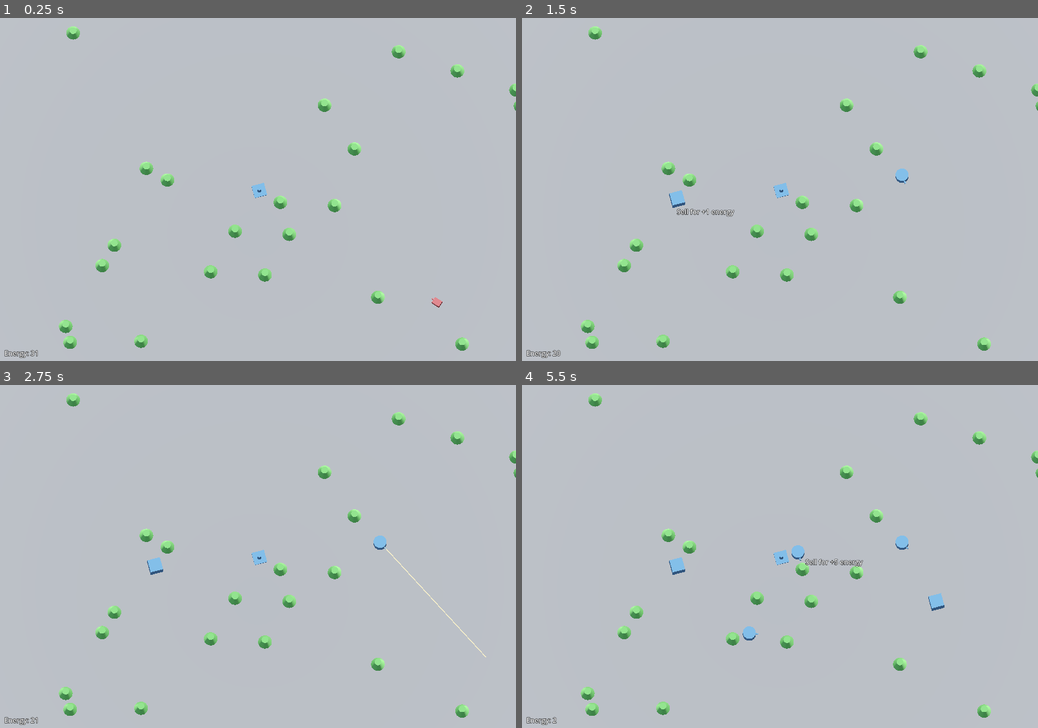
Above: before the commit, frames 1-4 (two rows, left to right).
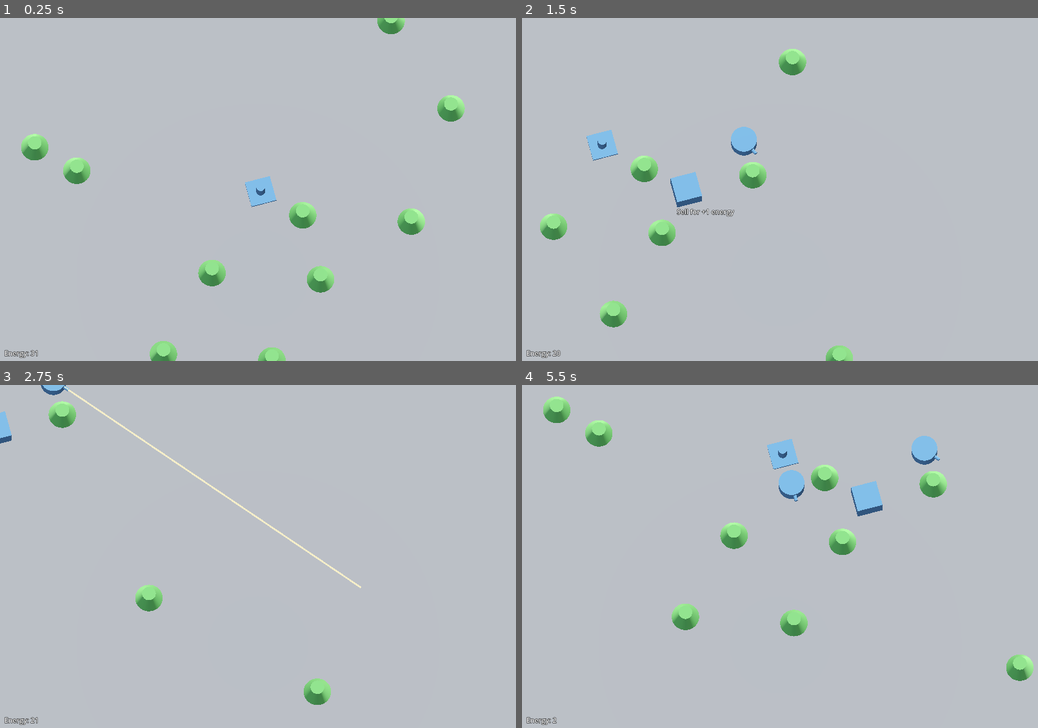
Above: after the commit, the same moments.

Repository: mcjohnalds/machine-extinction-event
Game: Godot game, scene res://main.tscn
Same seed, same stepped clock (60 frames per second), same inputs: the game is played once before the commit and once after it.
Inputs (mouse positions are in pixels of both pictures, inside the frame that each line leads up to):
- Up to frame 1 (0.25 s): no input
- Up to frame 2 (1.5 s): move the mouse to (893, 172) at 0.52 s; hold D 0.53-1.28 s; tap 1 at 0.6 s; click (893, 172) at 0.67 s; move the mouse to (676, 206) at 1.27 s; hold S from 1.28 s (still down); tap 2 at 1.35 s; click (676, 206) at 1.42 s
- Up to frame 3 (2.75 s): move the mouse to (309, 481) at 2.02 s; release S at 2.03 s; hold D from 2.03 s (still down); tap 3 at 2.1 s; click (309, 481) at 2.17 s
- Up to frame 4 (5.5 s): move the mouse to (754, 625) at 2.77 s; release D at 2.78 s; hold W 2.78-3.53 s; tap one key every 0.75 s from 2.85 s: 1 2 3 1; click (754, 625) at 2.92 s; move the mouse to (934, 607) at 3.52 s; hold A 3.53-5.03 s; click (934, 607) at 3.67 s; move the mouse to (625, 505) at 4.27 s; click (625, 505) at 4.42 s; move the mouse to (805, 556) at 5.02 s; hold S from 5.03 s (still down); click (805, 556) at 5.17 s

The runs differ from the first frame. In frame 1, 4.8% of the frame differs, in the area x 4-100%, y 0-100%; in frame 2, 5.1%; in frame 3, 3.6%; in frame 4, 6.8%, in the area x 4-100%, y 2-97%.

Commit message:
camera movement

Diff:
--- a/main.gd
+++ b/main.gd
@@ -1,5 +1,6 @@
 class_name Main extends Node3D
 
+const CAMERA_SPEED = 7.0
 enum BuildingType {TURRET, WALL, MINE, INVALID}
 const BUILDING_ENERGY_COST = {
 	BuildingType.TURRET: 10,
@@ -25,6 +26,7 @@
 @onready var buildings := $Buildings as Node
 @onready var energy_label := %EnergyLabel as Label
 @onready var tooltip_label := %TooltipLabel as Label
+@onready var camera := $Camera3D as Camera3D
 var mouse_position_3d := Vector3.ZERO
 var building_type := BuildingType.TURRET
 var grid_to_building := {} # Dictionary[Vector2i, Node3D]
@@ -80,39 +82,46 @@
 
 
 func _on_ground_input_event(
-	_camera: Node,
+	_camera: Camera3D,
 	event: InputEvent,
 	event_position: Vector3,
 	_normal: Vector3,
 	_shape_idx: int
 ) -> void:
 	mouse_position_3d = Vector3(event_position.x, 0.0, event_position.z)
-	var grid_coord := Vector2i(roundi(mouse_position_3d.x), roundi(mouse_position_3d.z))
-
-	if can_place_building():
-		if event.is_pressed():
-			var building_cost: int = BUILDING_ENERGY_COST[building_type]
-			set_energy(energy - building_cost)
-			var building_scene := (
-				turret_scene if building_type == BuildingType.TURRET
-				else wall_scene if building_type == BuildingType.WALL
-				else mine_scene
-			)
-			var building := building_scene.instantiate() as Node3D
-			building.position = Vector3(roundi(mouse_position_3d.x), 0.0, roundi(mouse_position_3d.z))
-			grid_to_building[grid_coord] = building
-			buildings.add_child(building)
-	elif can_sell_building():
-		if event.is_pressed():
-			set_energy(energy + get_sell_value())
-			var building: Node3D = grid_to_building[grid_coord]
-			building.queue_free()
-			grid_to_building.erase(grid_coord)
+	var grid_coord := Vector2i(
+		roundi(mouse_position_3d.x),
+		roundi(mouse_position_3d.z)
+	)
+
+	if event.is_pressed():
+		if can_place_building():
+				var building_cost: int = BUILDING_ENERGY_COST[building_type]
+				set_energy(energy - building_cost)
+				var building_scene := (
+					turret_scene if building_type == BuildingType.TURRET
+					else wall_scene if building_type == BuildingType.WALL
+					else mine_scene
+				)
+				var building := building_scene.instantiate() as Node3D
+				building.position = Vector3(
+					roundi(mouse_position_3d.x),
+					0.0,
+					roundi(mouse_position_3d.z)
+				)
+				grid_to_building[grid_coord] = building
+				buildings.add_child(building)
+		elif can_sell_building():
+				set_energy(energy + get_sell_value())
+				var building: Node3D = grid_to_building[grid_coord]
+				building.queue_free()
+				grid_to_building.erase(grid_coord)
 
 
 func _process(delta: float) -> void:
 	update_tooltip()
 	update_ghost()
+	update_camera(delta)
 	for enemy: Node3D in enemies.get_children():
 		if grid_to_building.is_empty():
 			continue
@@ -264,3 +273,19 @@
 	)
 	assert(building_under_mouse_type != BuildingType.INVALID)
 	return BUILDING_ENERGY_SELL_VALUE[building_under_mouse_type]
+
+
+func update_camera(delta: float) -> void:
+	if Input.is_key_pressed(KEY_A):
+		camera.position -= camera.basis.x * delta * CAMERA_SPEED
+	if Input.is_key_pressed(KEY_D):
+		camera.position += camera.basis.x * delta * CAMERA_SPEED
+	var up_direction := -Vector3(
+		camera.basis.z.x,
+		0,
+		camera.basis.z.z
+	).normalized()
+	if Input.is_key_pressed(KEY_W):
+		camera.position += up_direction * delta * CAMERA_SPEED
+	if Input.is_key_pressed(KEY_S):
+		camera.position -= up_direction * delta * CAMERA_SPEED
--- a/main.tscn
+++ b/main.tscn
@@ -41,7 +41,7 @@
 [node name="Camera3D" type="Camera3D" parent="."]
 transform = Transform3D(0.965926, 0.25, -0.0669873, 9.02727e-17, 0.258819, 0.965926, 0.258819, -0.933013, 0.25, -0.75, 10, 2.5)
 projection = 1
-size = 20.0
+size = 10.0
 far = 500.0
 
 [node name="Ground" type="Area3D" parent="."]
